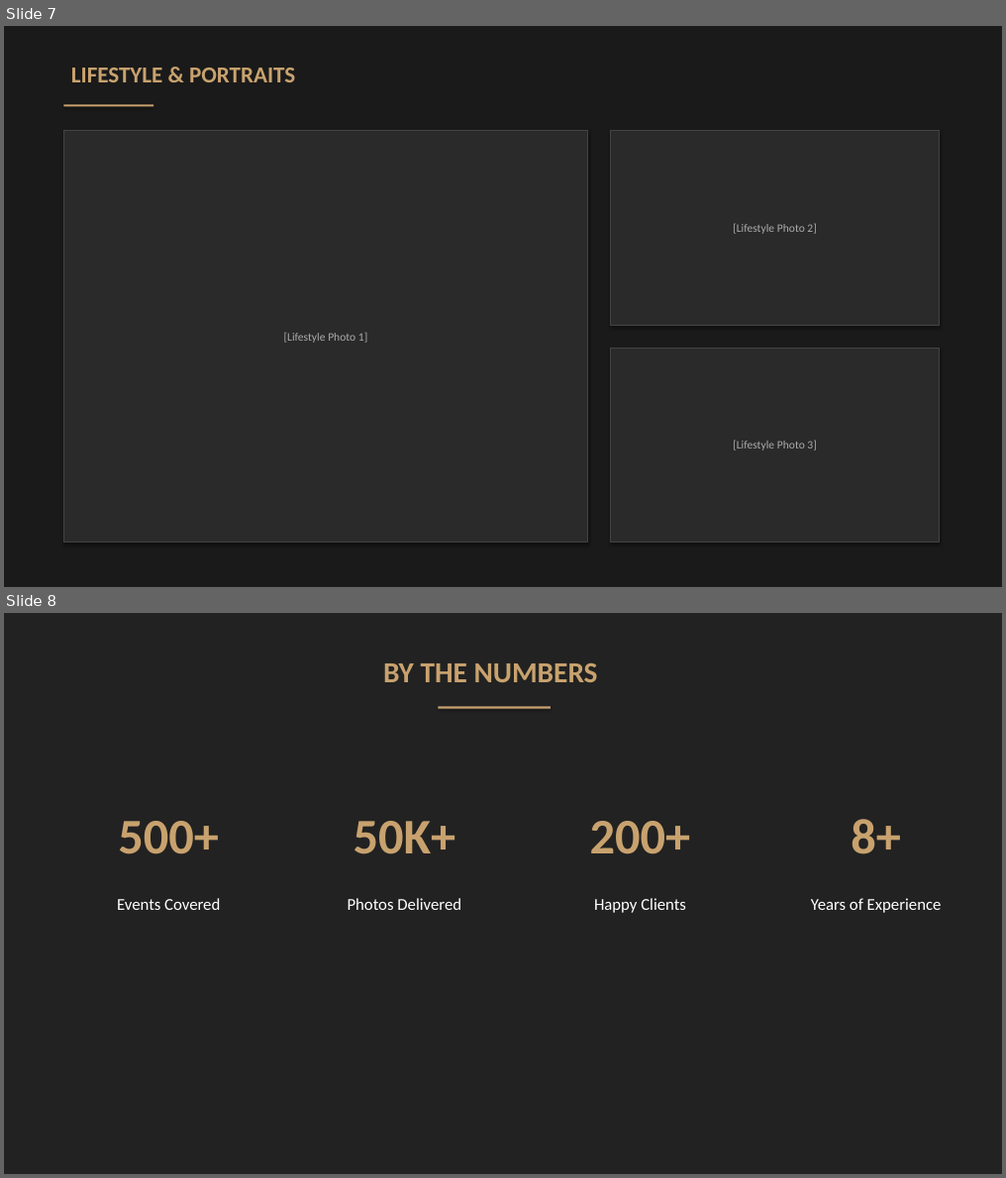
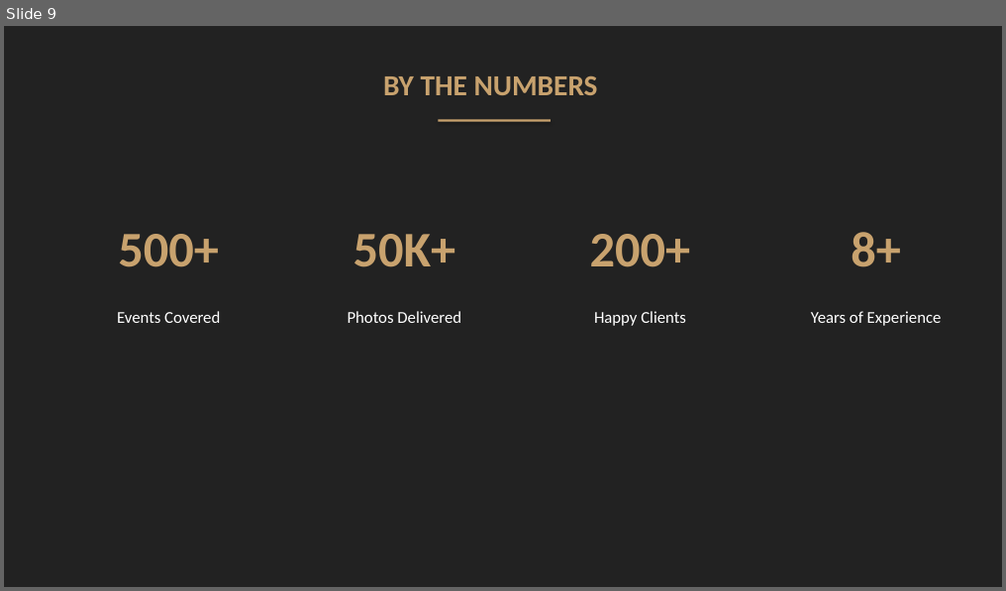
Before and after one commit to 429Studio/awesome-claude-prompts, a slide deck: Event_Photo_Portfolio.pptx. Shown one above the other, each under a label of ours: slides 7 and 8 before the commit, slide 9 after it. The pictures are 1006x1178 and 1006x591 pixels, drawn with LibreOffice and Linux fonts; fonts in the diff are those of the drawing. Boxes give left, top, right and bottom in pixels: in the first picture for what was removed or moved away, otherwise in the second. Text is boxed around its words. In the diff, an @@ line names an element or a change of style, - is before the commit and + after.

```diff
--- a/Event_Photo_Portfolio.pptx
+++ b/Event_Photo_Portfolio.pptx
@@ slide 7 removed at [4,26,1002,587], background #1A1A1A @@
@@ text removed at [71,68,295,82] @@
-LIFESTYLE & PORTRAITS
@@ rectangle removed at [63,104,153,107] @@
@@ rectangle removed at [63,131,588,543] @@
-[Lifestyle Photo 1]
@@ rectangle removed at [611,131,940,325] @@
-[Lifestyle Photo 2]
@@ rectangle removed at [611,348,940,543] @@
-[Lifestyle Photo 3]
@@ what was slide 8 is now slide 9 @@
```
Also in this commit, not shown: 6 slides added, 4 other slides removed, 1 other file.
